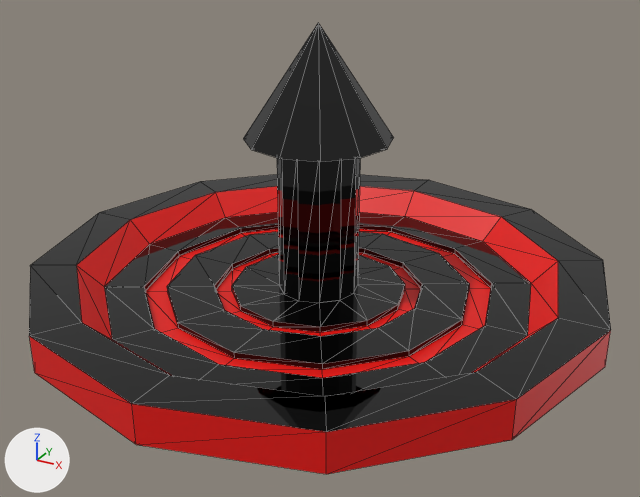
A saved change to the glTF model src/objects/gravity_pad.glb.
Rendered twice from a 50 mm lens placed at (1.36, -2.47, 1.42), pointed at (0.06, -0.09, 0.23). The axes (+X, +Y, +Z) are drawn at lower left. The lights are the same throughout. Mesh edges are drawn as thin lines. Vertices at the same position are counted once.

The older version as bpy lines, for what is in view:
```python
me_cube = bpy.data.meshes.new('Cube')
me_cube.from_pydata(...)  # 156 vertices, 298 faces; spans x -1.0..1.0, y -1.0..1.0, z 0.0..0.13
# faces by material slot: [202, 96]
me_cube.materials.append(mat_material)  # black #000000
me_cube.materials.append(mat_color)  # red #e70800
me_cube_001 = bpy.data.meshes.new('Cube.001')
me_cube_001.from_pydata(...)  # 38 vertices, 72 faces; spans x -0.248..0.248, y -0.248..0.248, z 0.04..0.95
me_cube_001.materials.append(mat_material)  # black #000000
ob_cube = bpy.data.objects.new('Cube', me_cube)
ob_cube.location = (0.0, 0.0, 0.0)
ob_cube_001_x = bpy.data.objects.new('Cube.001_X', me_cube_001)
ob_cube_001_x.location = (0.0, 0.0, 0.0)
```
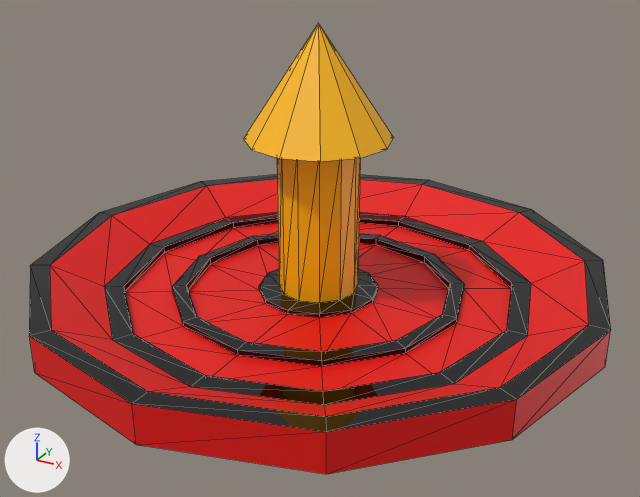
Where the change shows, as pixel boxes [x1, y1, x2, y2] in the pictures (640 x 497 px; the box of a moved part takes in the faces that stretch with it):
```json
{"object": "Cube.001_X", "change": "recoloured", "before": [243, 23, 394, 303], "after": [243, 23, 394, 303]}
{"part": 1, "of": "me_cube", "change": "moved or reshaped", "before": [31, 174, 611, 432], "after": [31, 174, 611, 432]}
```

Scene script edits in JSON lines:
```json
{"op": "add", "block": "mat_material_001_t", "code": ["mat_material_001_t = principled_material('Material.001_T')", "mat_material_001_t.base_color = (1.0, 0.489, 0.0)  # yellow #ffba00"]}
{"block": "me_cube", "where": "me_cube.from_pydata(...)  # 156 vertices, 298 faces; spans x -1.0..1.0, y -1.0..1.0, z 0.0..0.13"}
{"block": "me_cube", "where": "# used by ob_cube; location = (0.0, 0.0, 0.0)"}
{"block": "me_cube", "change": "me_cube part 1: 108 of 156 vertices moved; they spanned x -0.84..0.84, y -0.84..0.84, z 0.02..0.13 and now span x -0.93..0.93, y -0.93..0.93, z 0.02..0.13; mean shift (0.0, 0.0, 0.0); largest move (-0.18, 0.32, 0.04) -> (-0.23, 0.4, 0.04)"}
{"block": "me_cube_001", "where": "me_cube_001.from_pydata(...)  # 38 vertices, 72 faces; spans x -0.248..0.248, y -0.248..0.248, z 0.04..0.95"}
{"op": "remove", "block": "me_cube_001", "code": "me_cube_001.materials.append(mat_material)  # black #000000"}
{"op": "add", "block": "me_cube_001", "code": "me_cube_001.materials.append(mat_material_001_t)  # yellow #ffba00"}
```
